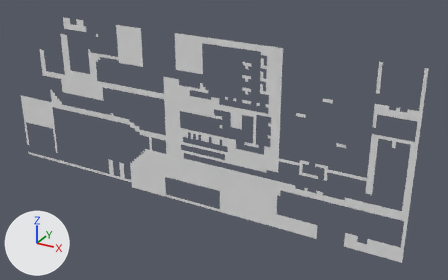
Before and after pictures for a commit that changed the OBJ model Assets/Tiled2Unity/Meshes/map_03.obj.
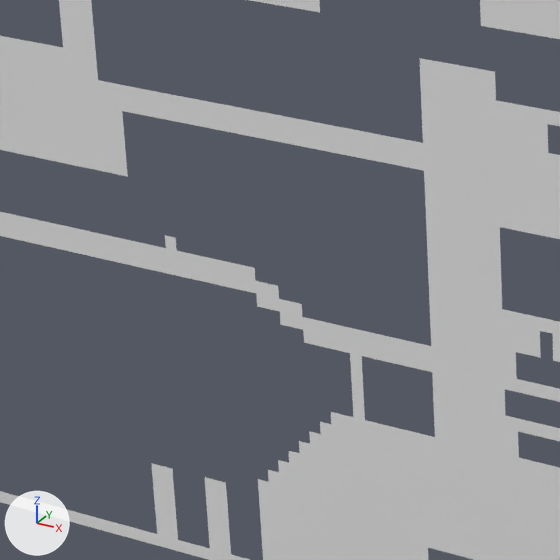
Old and new are each drawn whole from a 50 mm lens placed at (28.2, -161.0, 47.6), pointed at (-62.7, 4.2, -35.0) and again close up on the part from 17% to 43% of the width and 23% to 64% of the height. The axes (+X, +Y, +Z) are drawn at lower left. The lights are the same throughout. Where no turn or scale is listed for an object, it has been applied to the vertices.

Objects in the first close-up: 'map_03'.
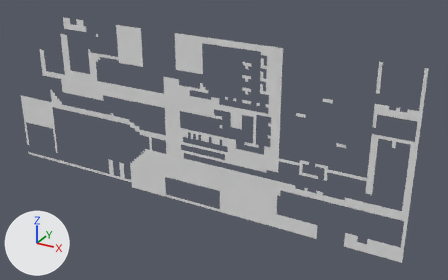
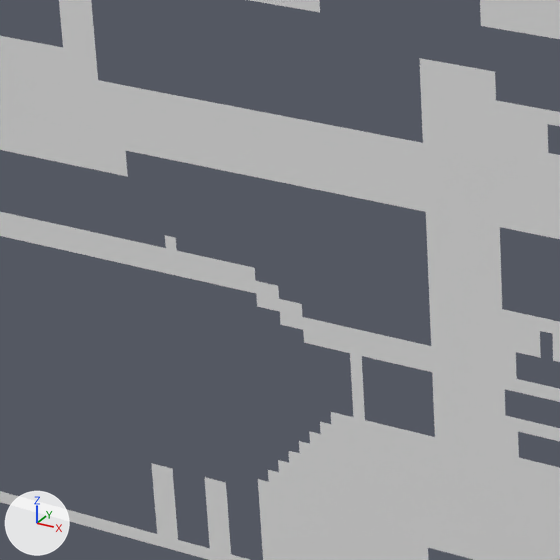
The change, as JSON lines over the scene's bpy script:
```json
{"block": "me_map_03", "where": "# used by ob_map_03; location = (0.0, 0.0, 0.0)"}
{"op": "remove", "block": "me_map_03", "code": "me_map_03.from_pydata(...)  # 4026 vertices, 3060 faces; spans x -150.0..0.0, y 0.0, z -60.0..0.0"}
{"op": "add", "block": "me_map_03", "code": "me_map_03.from_pydata(...)  # 4101 vertices, 3138 faces; spans x -150.0..0.0, y 0.0, z -60.0..0.0"}
{"block": "me_map_03", "change": "me_map_03 part 1"}
{"block": "me_map_03", "change": "75 vertices are added at x -108.0..-84.0, y 0.0, z -26.0..-24.0"}
{"block": "me_map_03", "change": "78 new faces join them"}
```

Changed parts and their boxes (x1, y1, x2, y2) in the close-ups (560 x 560 px):
```json
{"part": 1, "of": "me_map_03", "change": "added", "after": [122, 111, 426, 212]}
```
